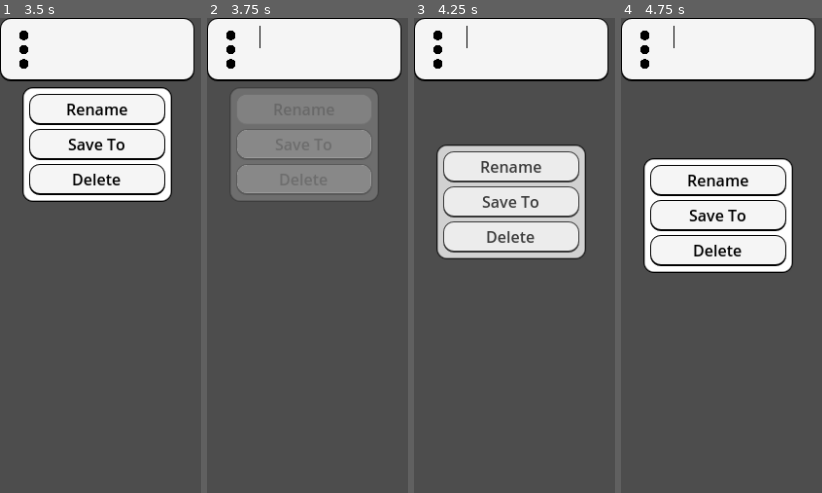
Above: before the commit, frames 1-4 (left to right).
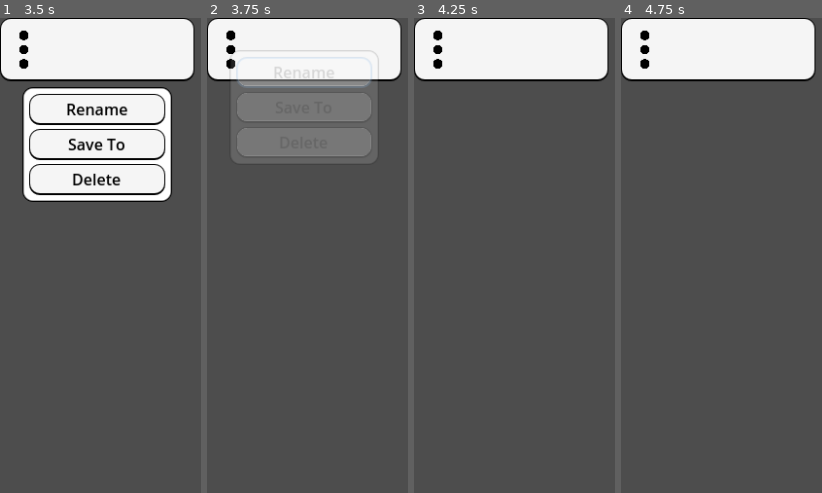
Above: after the commit, the same moments.

Repository: em-s-h/Nairu
Game: Godot game, scene res://scenes/note_button.tscn
Two runs of this game, one before a commit and one after it. Both use one fixed random seed, a clock stepped at 60 frames per second and the inputs below. This scene is started directly instead of the project's main scene.
Inputs (mouse positions are in pixels of both pictures, inside the frame that each line leads up to):
- Up to frame 1 (3.5 s): click (96, 51) at 0.5 s; click (96, 51) at 1.25 s; click (96, 51) at 2 s; click (24, 51) at 2.75 s
- Up to frame 2 (3.75 s): click "Rename" at 3.5 s
- Up to frame 3 (4.25 s): no input
- Up to frame 4 (4.75 s): move the mouse to (outside the picture) at 4.27 s; click (outside the picture) at 4.42 s

Frame 1 is identical in both runs. In frame 2, 7.8% of the frame differs, in the area x 11-86%, y 1-39%; in frame 3, 17%; in frame 4, 18%, in the area x 10-86%, y 1-54%.

Commit message:
Hide note button settings popup on focus loss

Diff:
--- a/scenes/main.tscn
+++ b/scenes/main.tscn
@@ -522,6 +522,7 @@
 custom_minimum_size = Vector2(0, 55)
 layout_mode = 2
 size_flags_vertical = 8
+focus_mode = 1
 theme_type_variation = &"TopPanel"
 
 [node name="NotesPanelButton" type="Button" parent="HBoxContainer/VBoxContainer/TopPanel"]
--- a/scenes/note_button.tscn
+++ b/scenes/note_button.tscn
@@ -262,6 +262,7 @@
 offset_left = -75.0
 offset_right = 75.0
 grow_horizontal = 2
+focus_mode = 1
 
 [connection signal="focus_exited" from="." to="." method="_on_focus_exited"]
 [connection signal="gui_input" from="." to="." method="_on_gui_input"]
@@ -274,5 +275,6 @@
 [connection signal="text_changed" from="HBoxContainer/VBoxContainer/Title" to="." method="_on_title_text_changed"]
 [connection signal="text_submitted" from="HBoxContainer/VBoxContainer/Title" to="." method="_on_title_text_submitted"]
 [connection signal="delete" from="NoteButtonSettingsPopup" to="." method="_on_note_button_settings_popup_delete"]
+[connection signal="focus_exited" from="NoteButtonSettingsPopup" to="." method="_on_note_button_settings_popup_focus_exited"]
 [connection signal="rename" from="NoteButtonSettingsPopup" to="." method="_on_note_button_settings_popup_rename"]
 [connection signal="save_to" from="NoteButtonSettingsPopup" to="." method="_on_note_button_settings_popup_save_to"]
--- a/scenes/notes_panel.tscn
+++ b/scenes/notes_panel.tscn
@@ -47,6 +47,7 @@
 anchor_bottom = 1.0
 offset_right = 210.0
 grow_vertical = 2
+focus_mode = 1
 theme = ExtResource("1_ucgnq")
 theme_type_variation = &"NotesPanel"
 script = ExtResource("1_bq6l0")
@@ -70,6 +71,7 @@
 custom_minimum_size = Vector2(0, 73)
 layout_mode = 2
 size_flags_vertical = 0
+focus_mode = 1
 theme_type_variation = &"OptsPanel"
 
 [node name="VBoxContainer" type="VBoxContainer" parent="VBoxContainer/Opts"]
@@ -127,6 +129,7 @@
 [node name="Notes" type="Panel" parent="VBoxContainer"]
 layout_mode = 2
 size_flags_vertical = 3
+focus_mode = 1
 theme_type_variation = &"NotesContainerPanel"
 
 [node name="ScrollContainer" type="ScrollContainer" parent="VBoxContainer/Notes"]
--- a/scripts/note_button.gd
+++ b/scripts/note_button.gd
@@ -135,8 +135,8 @@
     match anim_name:
         "open_settings":
             settings_popup_open = true
-            settings_popup.grab_focus()
             _update_settings_popup_global_pos()
+            settings_popup.call_deferred("grab_focus")
 
         "close_settings":
             settings_popup_open = false
@@ -216,3 +216,8 @@
     $AnimationPlayer.play("close_settings")
     printerr("To-do: get file dialog and make a custom path")
 # }}}
+
+func _on_note_button_settings_popup_focus_exited() -> void:
+    # {{{
+    _on_note_settings_button_pressed()
+# }}}
Not shown: 2 places in themes/default.tres that only renumber resources
